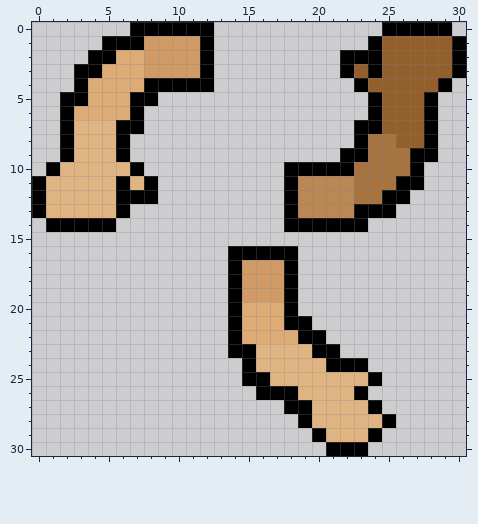
Pixel-art sprite: CGR/Assets/TempArt/Minion/Arms.png. The first picture shows the starting point.
The file is 31x31 pixels.
Once edited:
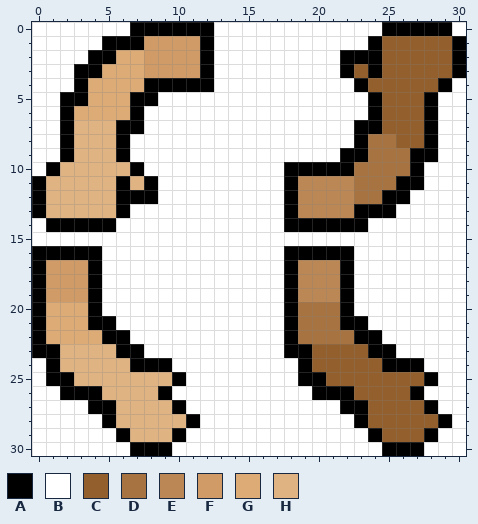
Palette (. is transparent): A #000000  B #ffffff  C #935f2c  D #a77340  E #bb8754  F #d09b66  G #dcab76  H #e0b383
Difference:
@@ x 0..30 @@
- 0 .......AAAAAA............AAAAA.
- 1 .....AAAFFFFA...........ACCCCCA
- 2 ....AAGGFFFFA.........AAACCCCCA
- 3 ...AAGGGFFFFA.........ACACCCCCA
- 4 ...AGGGGAAAAA..........ACCCCCA.
- 5 ..AAGGGAA...............ACCCA..
- 6 ..AGGGGA................ACCCA..
- 7 ..AHHHAA...............AACCCA..
- 8 ..AHHHA................ADDCCA..
- 9 ..AHHHA...............AADDDAA..
-10 .AHHHHHA..........AAAAADDDDA...
-11 AHHHHHAHA.........AEEEEDDDAA...
-12 AHHHHHAAA.........AEEEEDDAA....
-13 AHHHHHA...........AEEEEAAA.....
-14 .AAAAA............AAAAAA.......
-15 ...............................
-16 ..............AAAAA............
-17 ..............AFFFA............
-18 ..............AFFFA............
-19 ..............AFFFA............
-20 ..............AGGGA............
-21 ..............AGGGAA...........
-22 ..............AGGGGAA..........
-23 ..............AAHHHHAA.........
-24 ...............AHHHHHAAA.......
-25 ...............AAHHHHHHHA......
-26 ................AAAHHHHA.......
-27 ..................AAHHHHA......
-28 ...................AHHHHHA.....
-29 ....................AHHHA......
-30 .....................AAA.......
+ 0 BBBBBBBAAAAAABBBBBBBBBBBBAAAAAB
+ 1 BBBBBAAAFFFFABBBBBBBBBBBACCCCCA
+ 2 BBBBAAGGFFFFABBBBBBBBBAAACCCCCA
+ 3 BBBAAGGGFFFFABBBBBBBBBACACCCCCA
+ 4 BBBAGGGGAAAAABBBBBBBBBBACCCCCAB
+ 5 BBAAGGGAABBBBBBBBBBBBBBBACCCABB
+ 6 BBAGGGGABBBBBBBBBBBBBBBBACCCABB
+ 7 BBAHHHAABBBBBBBBBBBBBBBAACCCABB
+ 8 BBAHHHABBBBBBBBBBBBBBBBADDCCABB
+ 9 BBAHHHABBBBBBBBBBBBBBBAADDDAABB
+10 BAHHHHHABBBBBBBBBBAAAAADDDDABBB
+11 AHHHHHAHABBBBBBBBBAEEEEDDDAABBB
+12 AHHHHHAAABBBBBBBBBAEEEEDDAABBBB
+13 AHHHHHABBBBBBBBBBBAEEEEAAABBBBB
+14 BAAAAABBBBBBBBBBBBAAAAAABBBBBBB
+15 BBBBBBBBBBBBBBBBBBBBBBBBBBBBBBB
+16 AAAAABBBBBBBBBBBBBAAAAABBBBBBBB
+17 AFFFABBBBBBBBBBBBBAEEEABBBBBBBB
+18 AFFFABBBBBBBBBBBBBAEEEABBBBBBBB
+19 AFFFABBBBBBBBBBBBBAEEEABBBBBBBB
+20 AGGGABBBBBBBBBBBBBADDDABBBBBBBB
+21 AGGGAABBBBBBBBBBBBADDDAABBBBBBB
+22 AGGGGAABBBBBBBBBBBADDDDAABBBBBB
+23 AAHHHHAABBBBBBBBBBAACCCCAABBBBB
+24 BAHHHHHAAABBBBBBBBBACCCCCAAABBB
+25 BAAHHHHHHHABBBBBBBBAACCCCCCCABB
+26 BBAAAHHHHABBBBBBBBBBAAACCCCABBB
+27 BBBBAAHHHHABBBBBBBBBBBAACCCCABB
+28 BBBBBAHHHHHABBBBBBBBBBBACCCCCAB
+29 BBBBBBAHHHABBBBBBBBBBBBBACCCABB
+30 BBBBBBBAAABBBBBBBBBBBBBBBAAABBB
Where, in picture pixels (left, top, right, bottom), the same in both pictures:
changed: (32, 22, 466, 456)
